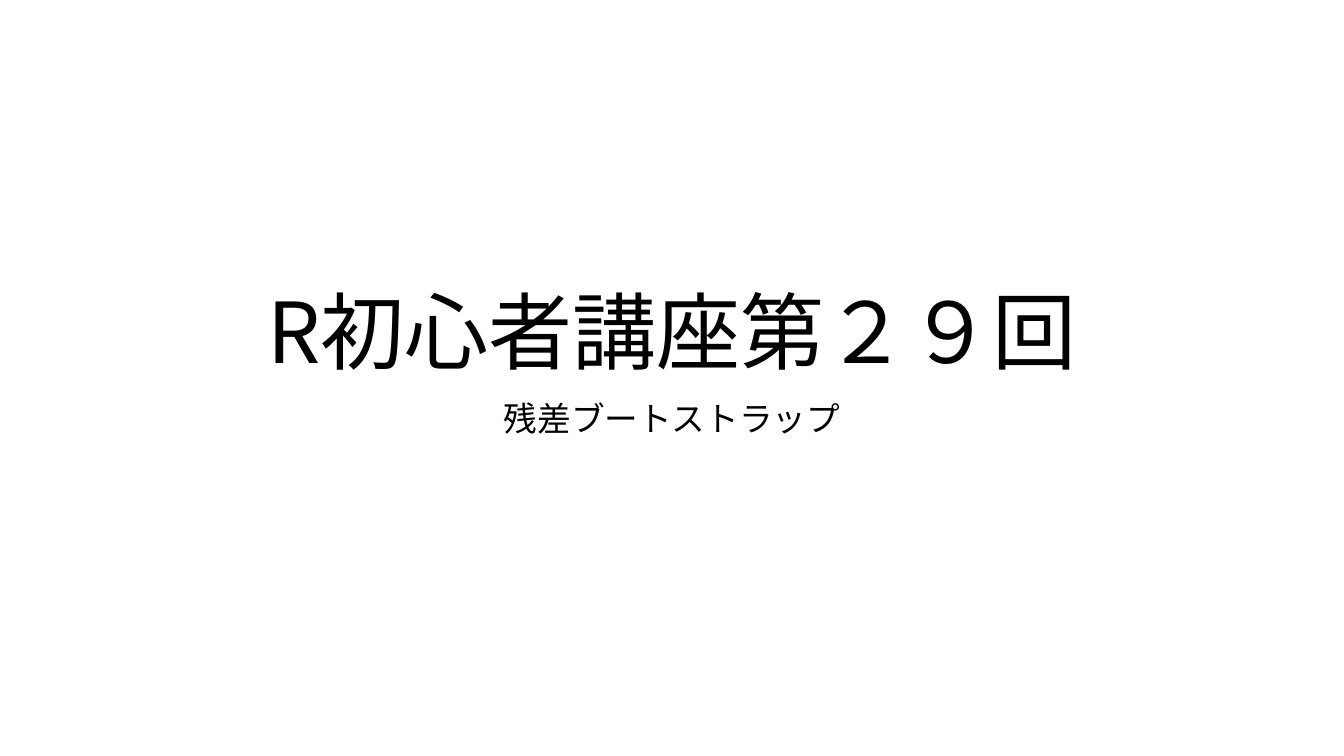
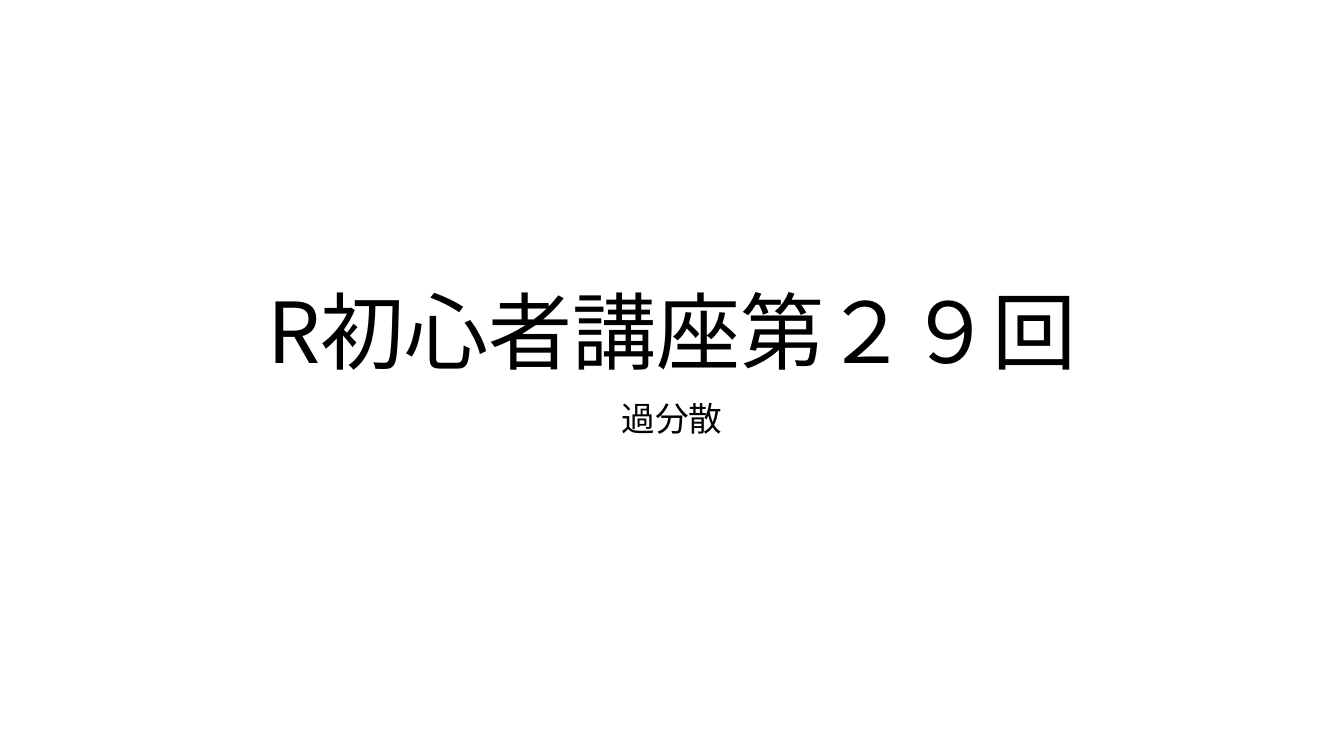
Before and after one commit to KoHMB/Shigen_kensyu_FRA, a slide deck: slide 1 of R/スライド/第29回.pptx. Drawn at 1344x756 pixels with LibreOffice and Linux fonts; fonts in the diff are those of the drawing. Boxes give left, top, right and bottom in pixels: in the first picture for what was removed or moved away, otherwise in the second. Text is boxed around its words. In the diff, an @@ line names an element or a change of style, - is before the commit and + after.

```diff
--- a/R/スライド/第29回.pptx
+++ b/R/スライド/第29回.pptx
@@ subtitle at (622, 403, 723, 434): text changed @@
-残差ブートストラップ
+過分散
```
Also in this commit, not shown: 1 other slide changed, 5 slides added, 4 slides removed, 21 other files.
